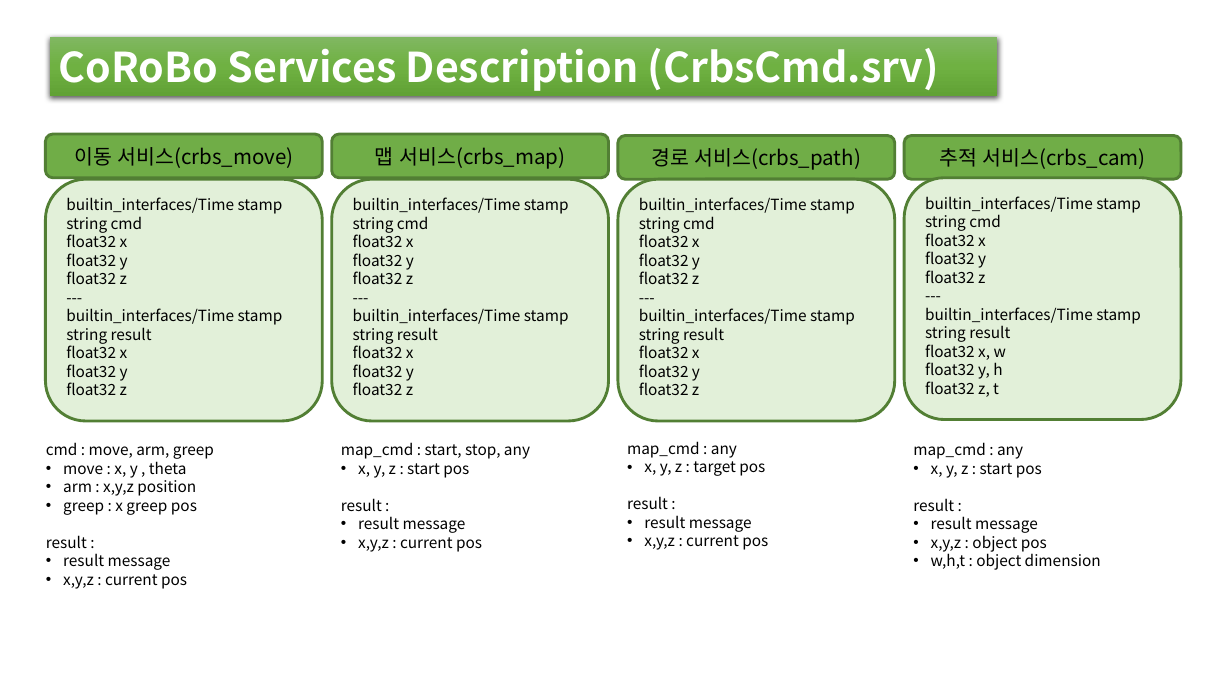
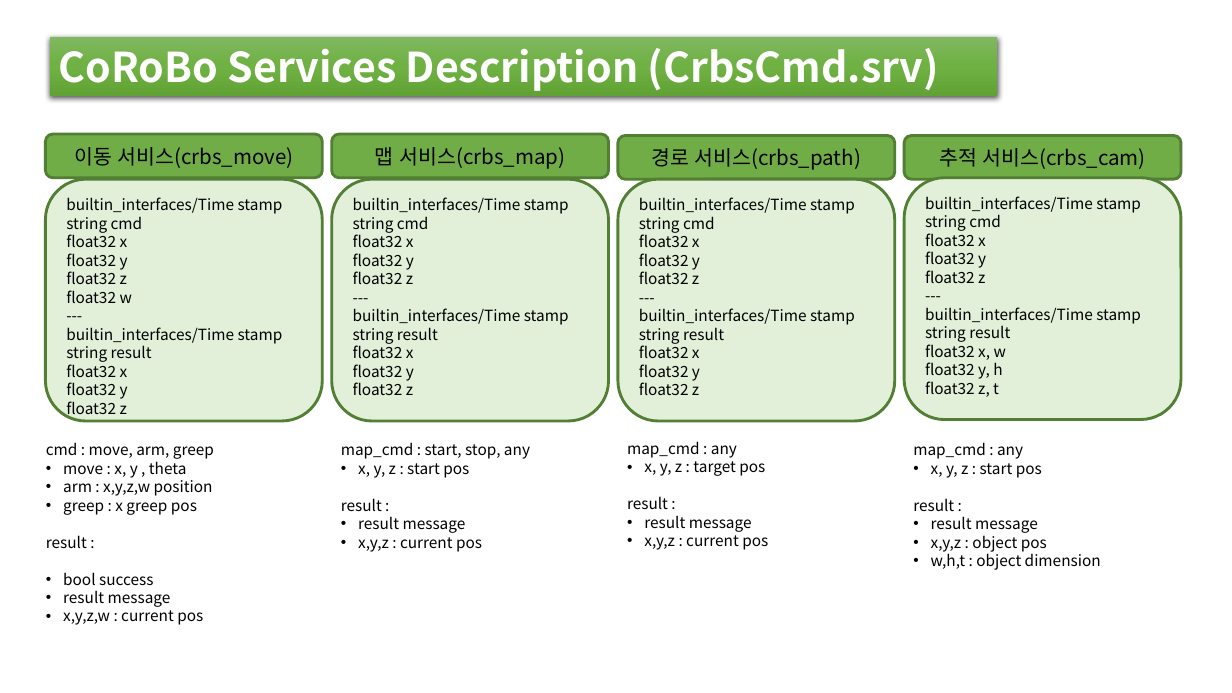
Before and after one commit to songhu42/CoRoBo, a slide deck: slide 2 of docs/02.개발/01.설계/02.기능설계/서비스구성도_V0.1.pptx. Drawn at 1232x693 pixels with LibreOffice and Linux fonts; fonts in the diff are those of the drawing. Boxes give left, top, right and bottom in pixels: in the first picture for what was removed or moved away, otherwise in the second. Text is boxed around its words. In the diff, an @@ line names an element or a change of style, - is before the commit and + after.

```diff
--- a/docs/02.개발/01.설계/02.기능설계/서비스구성도_V0.1.pptx
+++ b/docs/02.개발/01.설계/02.기능설계/서비스구성도_V0.1.pptx
@@ text in rounded rectangle at (66, 290, 132, 303): paragraph added @@
+float32 w
@@ text at (63, 477, 213, 496): text changed @@
-• arm : x,y,z position
+• arm : x,y,z,w position
@@ text at (63, 572, 153, 585): paragraph added @@
+• bool success
@@ text at (63, 606, 203, 625): text changed @@
-• x,y,z : current pos
+• x,y,z,w : current pos
```
Also in this commit, not shown: 1 other slide changed, 2 slides added, 1 slide removed, 3 other files.
